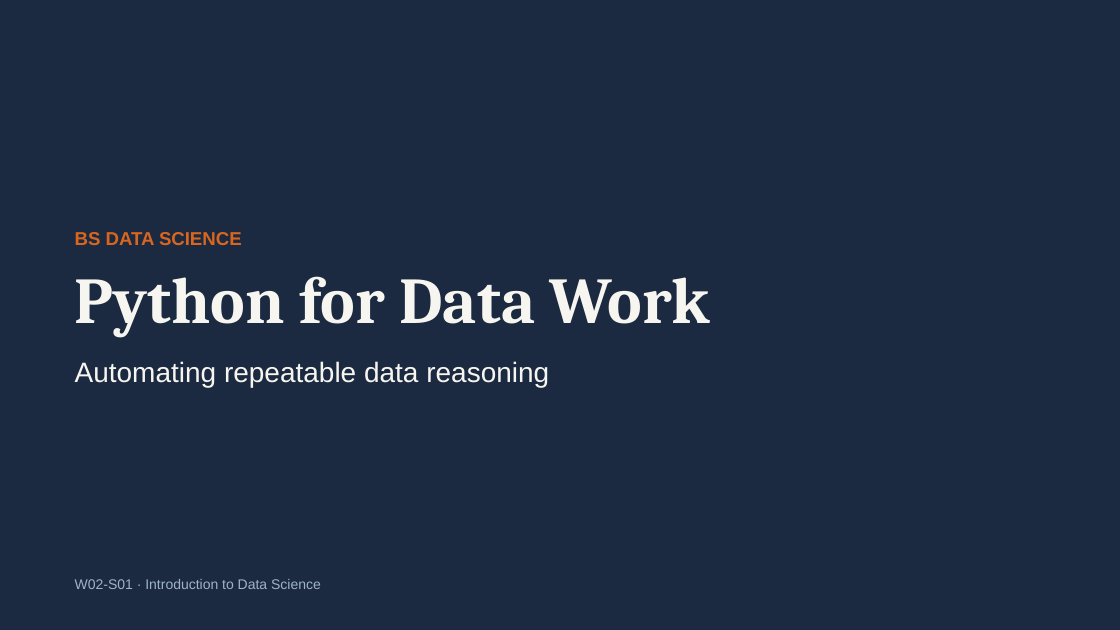
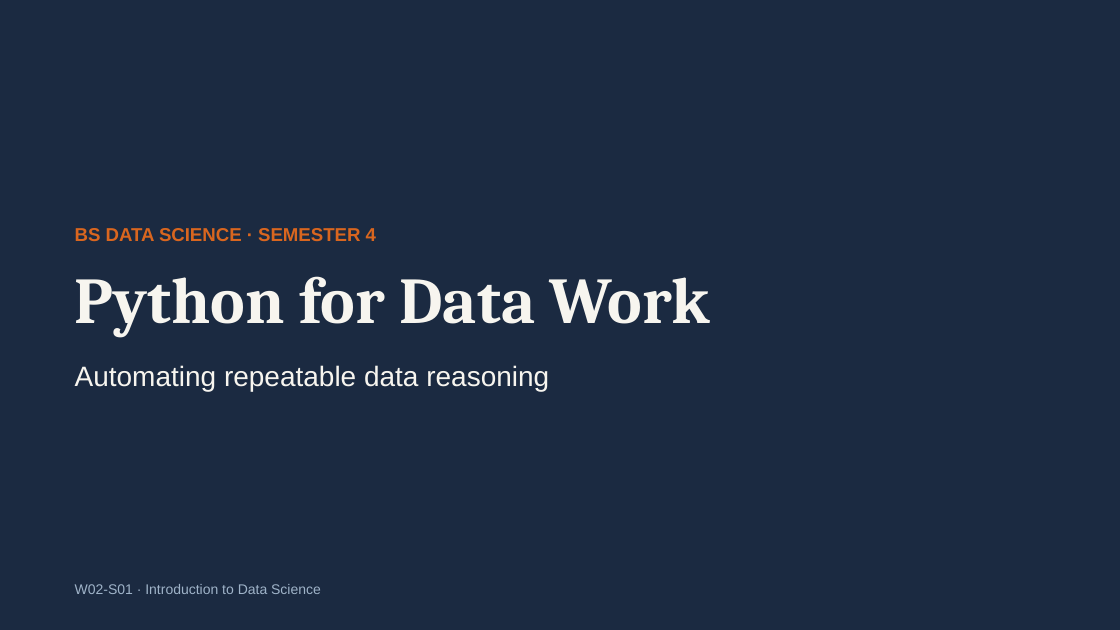
Before and after one commit to a6dulrauf/introduction-to-data-science-fall26, a slide deck: slide 1 of week 2/Intro to Data Science — Week 2 Python for Data Work.pptx. Drawn at 1120x630 pixels with LibreOffice and Linux fonts; fonts in the diff are those of the drawing. Boxes give left, top, right and bottom in pixels: in the first picture for what was removed or moved away, otherwise in the second. Text is boxed around its words. In the diff, an @@ line names an element or a change of style, - is before the commit and + after.

```diff
--- a/week 2/Intro to Data Science — Week 2 Python for Data Work.pptx
+++ b/week 2/Intro to Data Science — Week 2 Python for Data Work.pptx
@@ text at bbox=[75, 228, 376, 241]: text changed @@
-BS DATA SCIENCE
+BS DATA SCIENCE · SEMESTER 4
@@ text "Automating repeatable data reasoning": place and size @@
-text "Automating repeatable data reasoning" at bbox=[75, 361, 549, 387]
+text "Automating repeatable data reasoning" at bbox=[75, 365, 549, 392]
@@ text "W02-S01 · Introduction to Data ...": place and size @@
-text "W02-S01 · Introduction to Data ..." at bbox=[75, 579, 321, 589]
+text "W02-S01 · Introduction to Data ..." at bbox=[75, 584, 321, 594]
```
Also in this commit, not shown: 4 other slides changed, 21 slides added, 7 slides removed, 3 other files.
